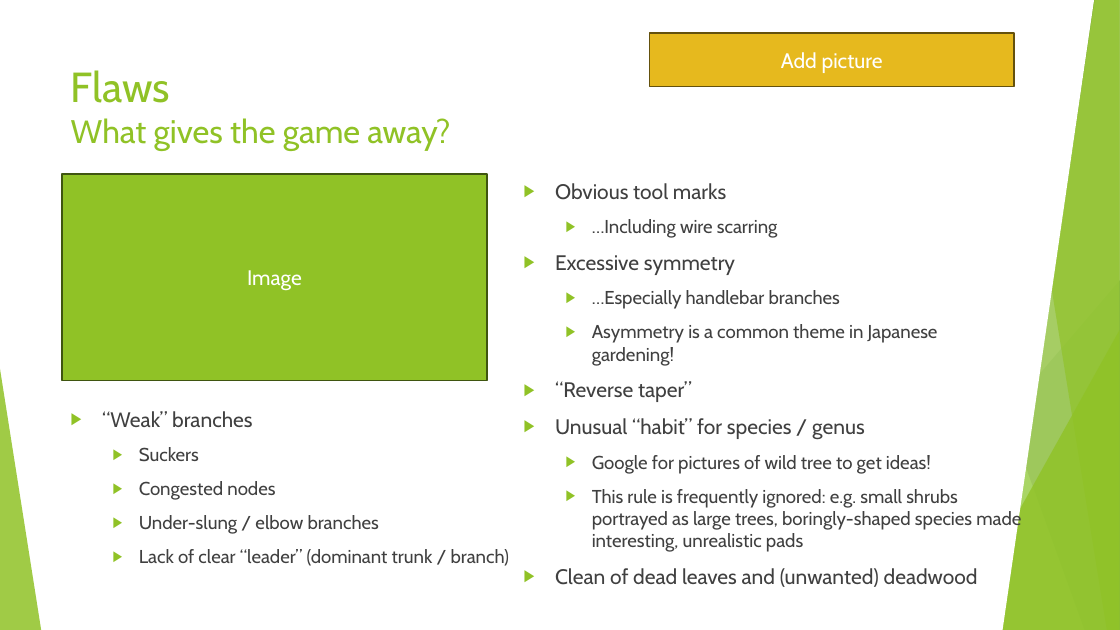
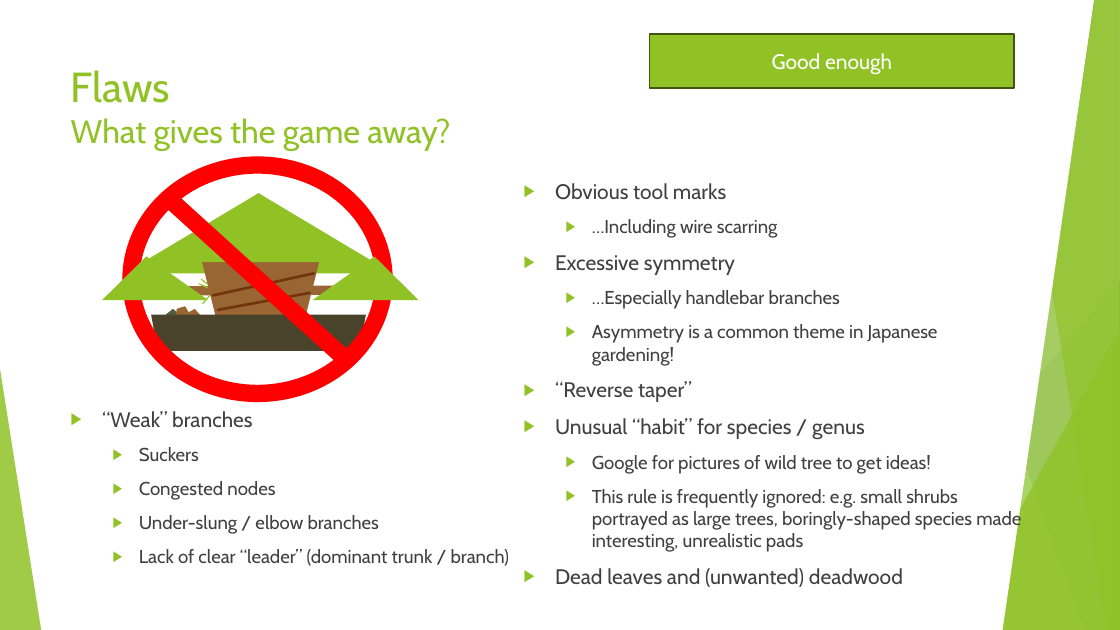
Before and after one commit to AlexLabram/Bonsai, a slide deck: slide 14 of Courseware/Bonsai On A Budget (running).pptx. Drawn at 1120x630 pixels with LibreOffice and Linux fonts; fonts in the diff are those of the drawing. Boxes give left, top, right and bottom in pixels: in the first picture for what was removed or moved away, otherwise in the second. Text is boxed around its words. In the diff, an @@ line names an element or a change of style, - is before the commit and + after.

```diff
--- a/Courseware/Bonsai On A Budget (running).pptx
+++ b/Courseware/Bonsai On A Budget (running).pptx
@@ rectangle "Good enough" at (649,34,1014,88): fill #E6B91E to #90C226; outline #65510D 1.5 pt to #3F5511 1.5 pt @@
@@ text in rectangle at (772,53,892,75): text changed @@
-Add picture
+Good enough
@@ rectangle removed at (62,174,486,381) @@
-Image
@@ no-entry sign added at (123,156,393,402), fill #FF0000 @@
@@ triangle added at (124,193,393,273), fill #90C226 @@
@@ triangle added at (166,193,352,262), fill #90C226 @@
@@ triangle added at (103,256,208,300), fill #90C226 @@
@@ trapezoid added at (197,244,323,325), fill #996633 @@
@@ triangle added at (313,256,418,300), fill #90C226 @@
@@ rectangle added at (180,287,218,296), fill #996633 @@
@@ line added from (199, 284) to (208, 287), #90C226 1 pt @@
@@ line added from (202, 279) to (208, 284), #90C226 1 pt @@
@@ line added from (210, 295) to (202, 303), #90C226 1 pt @@
@@ line added from (213, 296) to (314, 273), #74330C 2.25 pt @@
@@ line added from (218, 310) to (310, 293), #74330C 2.25 pt @@
@@ rectangle added at (308,286,346,295), fill #996633 @@
@@ trapezoid added at (151,314,366,350), fill #48432A @@
@@ pentagon added at (166,309,181,323), fill #4E5F3F @@
@@ pentagon added at (173,304,192,322), fill #996633 @@
@@ pentagon added at (185,308,202,325), fill #996633 @@
@@ text at (555,568,903,587): text changed @@
-▶ Clean of dead leaves and (unwanted) deadwood
+▶ Dead leaves and (unwanted) deadwood
```
Also in this commit, not shown: 6 other slides changed, 8 slides added, 2 slides removed.
